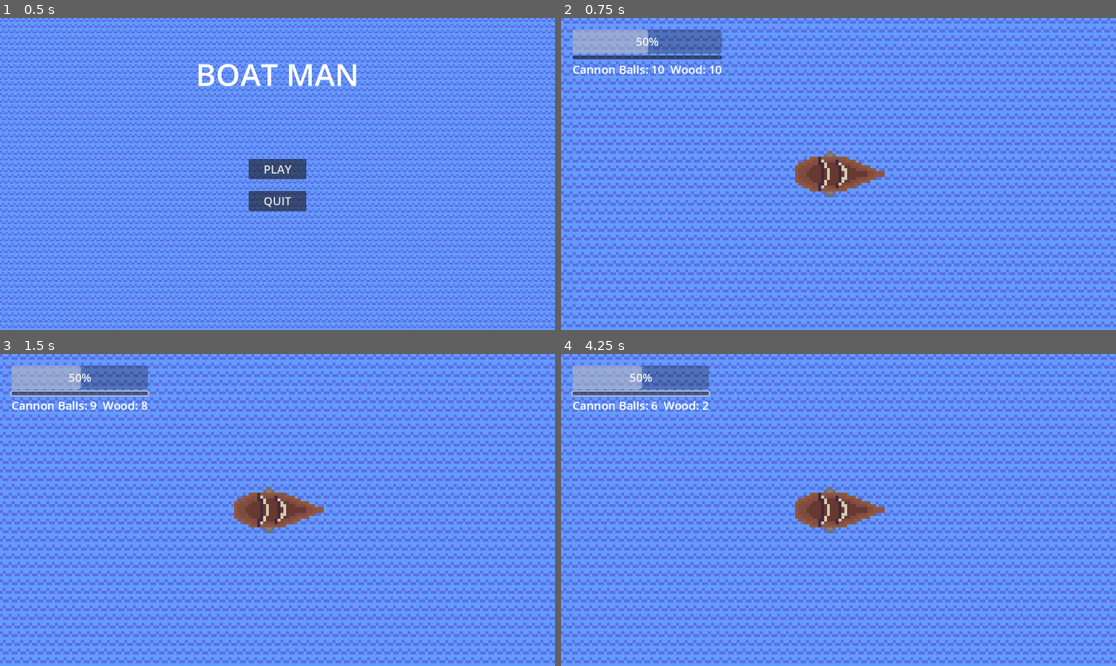
Above: before the commit, frames 1-4 (two rows, left to right).
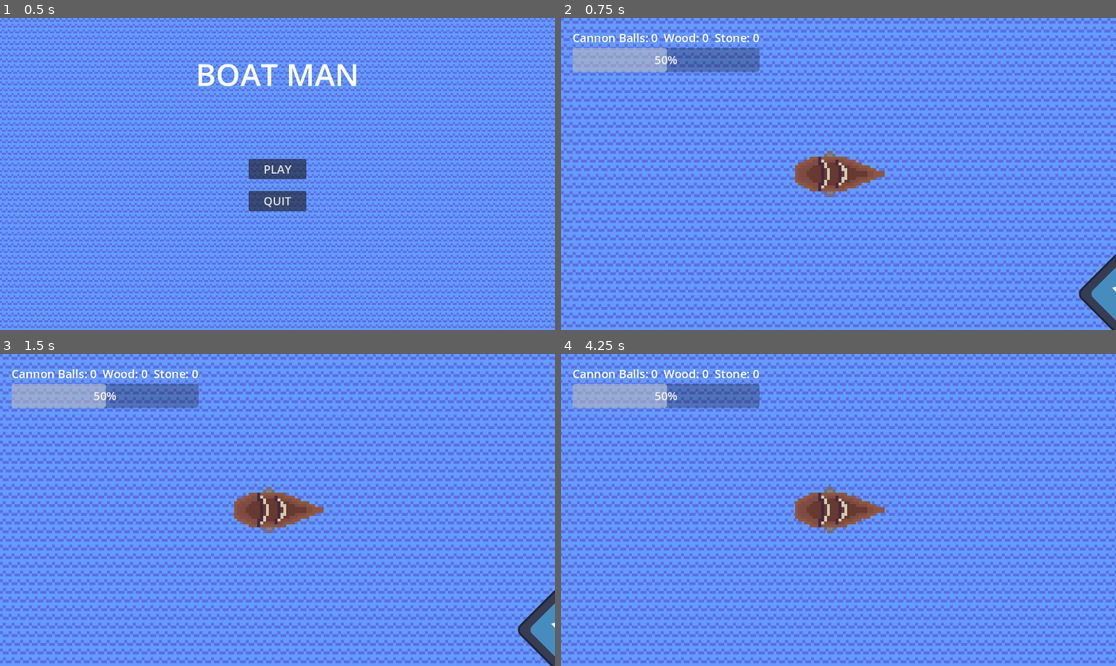
Above: after the commit, the same moments.

Repository: zafarcaydan/boat-man
Game: Godot game, scene res://scenes/start_menu.tscn
Same seed, same stepped clock (60 frames per second), same inputs: the game is played once before the commit and once after it. The engine's default icon, where the game draws it, is replaced by a stand-in: a white triangle on a blue panel in a dark square.
Inputs (mouse positions are in pixels of both pictures, inside the frame that each line leads up to):
- Up to frame 1 (0.5 s): no input
- Up to frame 2 (0.75 s): click "PLAY" at 0.5 s
- Up to frame 3 (1.5 s): click (88, 394) at 1.27 s
- Up to frame 4 (4.25 s): click (638, 394) at 2.02 s; click (638, 394) at 2.77 s; tap Enter at 3.5 s; hold E (Key_E) from 3.53 s (still down); tap S (Key_S) at 3.8 s

Frame 1 is identical in both runs. In frame 2, 4.9% of the frame differs, in the area x 2-100%, y 3-100%; in frame 3, 4.8%; in frame 4, 43%, in the area x 0-100%, y 0-100%.

Commit message:
islands now open upgrade menus

Diff:
--- a/player/boat.gd
+++ b/player/boat.gd
@@ -24,7 +24,7 @@
 	var rescource_names := []
 	for i in GT.resource_types: rescource_names.append(i.replace("_", " ") + ": ")
 	for i in GT.resource_types.values():
-		resources[i] = [10, rescource_names[i]]
+		resources[i] = [0, GT.resource_types.find_key(i).replace("_", " ") + ": "]
 		%"Inventory Bar".add_child(INVENTORY_SLOT.instantiate())
 	update_inventory_display()
 
@@ -89,6 +89,7 @@
 			offset += randf_range(-PI/12, PI/12)
 			var new_island := ISLAND.instantiate()
 			new_island.global_position = Vector2(cos(rotation + offset), sin(rotation + offset)) * spawn_dist + global_position
+			print(new_island.type)
 			spawn_feature(new_island)
 
 		if int(time_passed) % 28 >= 0 and int(time_passed) % 28 < %"World Update Timer".wait_time:
@@ -99,7 +100,7 @@
 
 #upgrade & inventory handling
 func check_resource_value(changed_resource:GT.resource_types, value : int) -> bool:
-	if resources[changed_resource][0] >= value: return true
+	if value + resources[changed_resource][0] >= 0: return true
 	return false
 
 func change_resource_value(changed_resource:GT.resource_types, value : int) -> void:
@@ -107,11 +108,22 @@
 		resources[changed_resource][0] += value
 		update_inventory_display()
 
-func upgrade_button_pressed(button_id: StringName) -> void:
-	if button_id == &"cannon_ball_speed" and check_resource_value(GT.resource_types.Cannon_Balls, 1) and check_resource_value(GT.resource_types.Wood, 2):
-		change_resource_value(GT.resource_types.Cannon_Balls, -1)
-		change_resource_value(GT.resource_types.Wood, -2)
-		stats[&"cannon_ball_speed"] += 18
+func cost_evaluation_and_action(button: UpgradeMenuButton) -> bool:
+	for i in button.costs:
+		if not check_resource_value(i[0], i[1]):
+			return false
+	for i in button.costs:
+		change_resource_value(i[0], i[1])
+	return true
+
+func upgrade_button_pressed(button: UpgradeMenuButton) -> void:
+	if cost_evaluation_and_action(button):
+		if button.button_id == &"cannon_ball_speed": stats[&"cannon_ball_speed"] += 18
+		elif button.button_id == &"stone":
+			button.queue_free()
+			resources[GT.resource_types.Stone][0] += 5
+		elif button.button_id ==  &"repair":
+			health += 2
 
 func update_inventory_display() -> void:
 	for i in GT.resource_types.values():
--- a/player/boat.tscn
+++ b/player/boat.tscn
@@ -9,7 +9,7 @@
 [sub_resource type="CircleShape2D" id="CircleShape2D_6jjwt"]
 radius = 228.0
 
-[node name="Boat" type="CharacterBody2D" groups=["Boat"]]
+[node name="Boat" type="CharacterBody2D" groups=["Boat_Node"]]
 z_index = 1
 collision_mask = 3
 script = ExtResource("1_wvsoj")
--- a/project.godot
+++ b/project.godot
@@ -29,6 +29,7 @@
 Spawnable=""
 Enemies=""
 Interactable=""
+UI_Node=""
 
 [input]
 
--- /dev/null
+++ b/scenes/upgrade_menu.tscn
@@ -0,0 +1,49 @@
+[gd_scene load_steps=2 format=3 uid="uid://ci87yu230psu4"]
+
+[ext_resource type="Script" path="res://scripts/upgrade_menu.gd" id="1_vtg4e"]
+
+[node name="Upgrade_Menu" type="Control"]
+process_mode = 3
+layout_mode = 3
+anchors_preset = 15
+anchor_right = 1.0
+anchor_bottom = 1.0
+grow_horizontal = 2
+grow_vertical = 2
+script = ExtResource("1_vtg4e")
+
+[node name="PanelContainer" type="PanelContainer" parent="."]
+layout_mode = 1
+anchors_preset = 8
+anchor_left = 0.5
+anchor_top = 0.5
+anchor_right = 0.5
+anchor_bottom = 0.5
+offset_left = -383.0
+offset_top = -263.0
+offset_right = 383.0
+offset_bottom = 263.0
+grow_horizontal = 2
+grow_vertical = 2
+
+[node name="MarginContainer" type="MarginContainer" parent="PanelContainer"]
+layout_mode = 2
+theme_override_constants/margin_left = 30
+theme_override_constants/margin_top = 30
+theme_override_constants/margin_right = 30
+theme_override_constants/margin_bottom = 30
+
+[node name="VBoxContainer" type="VBoxContainer" parent="PanelContainer/MarginContainer"]
+layout_mode = 2
+
+[node name="HBoxContainer" type="HBoxContainer" parent="PanelContainer/MarginContainer/VBoxContainer" groups=["UI_Node"]]
+layout_mode = 2
+
+[node name="HBoxContainer2" type="HBoxContainer" parent="PanelContainer/MarginContainer/VBoxContainer" groups=["UI_Node"]]
+layout_mode = 2
+
+[node name="Button" type="Button" parent="PanelContainer/MarginContainer/VBoxContainer"]
+layout_mode = 2
+text = "CLOSE"
+
+[connection signal="button_down" from="PanelContainer/MarginContainer/VBoxContainer/Button" to="." method="_on_button_button_down"]
--- a/scenes/world.tscn
+++ b/scenes/world.tscn
@@ -2,8 +2,8 @@
 
 [ext_resource type="Script" path="res://scripts/world.gd" id="1_1m37y"]
 [ext_resource type="PackedScene" uid="uid://d0hexefo5iwft" path="res://player/boat.tscn" id="1_62j11"]
-[ext_resource type="Script" path="res://scripts/upgrade_menu_buttons.gd" id="3_5wt7h"]
 [ext_resource type="Texture2D" uid="uid://dg8gs8mipgbta" path="res://ocean.png" id="4_4pma3"]
+[ext_resource type="PackedScene" uid="uid://cfngicf5yer18" path="res://scenes/island.tscn" id="4_5ioyk"]
 
 [node name="world" type="Node2D"]
 script = ExtResource("1_1m37y")
@@ -19,7 +19,7 @@
 [node name="Camera2D" type="Camera2D" parent="Boat"]
 position_smoothing_speed = 10.0
 
-[node name="UI" type="CanvasLayer" parent="."]
+[node name="UI" type="CanvasLayer" parent="." groups=["UI_Node"]]
 
 [node name="MarginContainer" type="MarginContainer" parent="UI"]
 offset_right = 40.0
@@ -32,21 +32,16 @@
 [node name="VBoxContainer" type="VBoxContainer" parent="UI/MarginContainer"]
 layout_mode = 2
 
+[node name="Inventory Bar" type="HBoxContainer" parent="UI/MarginContainer/VBoxContainer"]
+unique_name_in_owner = true
+layout_mode = 2
+theme_override_constants/separation = 12
+
 [node name="Health Bar" type="ProgressBar" parent="UI/MarginContainer/VBoxContainer"]
 unique_name_in_owner = true
 custom_minimum_size = Vector2(200, 50)
 layout_mode = 2
 theme_override_font_sizes/font_size = 24
-
-[node name="Button" type="Button" parent="UI/MarginContainer/VBoxContainer"]
-layout_mode = 2
-script = ExtResource("3_5wt7h")
-button_id = &"cannon_ball_speed"
-
-[node name="Inventory Bar" type="HBoxContainer" parent="UI/MarginContainer/VBoxContainer"]
-unique_name_in_owner = true
-layout_mode = 2
-theme_override_constants/separation = 12
 
 [node name="ParallaxBackground" type="ParallaxBackground" parent="."]
 
@@ -65,5 +60,8 @@
 scale = Vector2(1.5, 1.5)
 texture = ExtResource("4_4pma3")
 
+[node name="Island" parent="." instance=ExtResource("4_5ioyk")]
+position = Vector2(583, 249)
+
 [connection signal="timeout" from="World Update Timer" to="." method="_on_world_update_timer_timeout"]
 [connection signal="timeout" from="World Update Timer" to="Boat" method="_on_world_update_timer_timeout"]
--- a/scripts/boat class.gd
+++ b/scripts/boat class.gd
@@ -17,7 +17,8 @@
 	new_cannon_ball.rotation = direction
 	new_cannon_ball.move_direction = Vector2(cos(new_cannon_ball.rotation), sin(new_cannon_ball.rotation)) * speed
 	new_cannon_ball.global_position = global_position + new_cannon_ball.move_direction.normalized() * 125
-	if speed >= 500: new_cannon_ball.damage = round((speed - 500)/30)  + 2
+	print(speed)
+	if speed > 500: new_cannon_ball.damage = round((speed - 500)/30)  + 2
 	else: new_cannon_ball.damage = 2
 	new_cannon_ball.type = type
 	add_child(new_cannon_ball)
@@ -29,13 +30,13 @@
 		queue_free()
 
 	var velocity_power : float = (abs(velocity.x) + abs(velocity.y))
-
+	velocity += force * move_speed / (velocity_power/24 + 1)
 	if velocity_power > move_speed:
 		velocity = velocity.normalized()
 		var velocity_direction := atan2(velocity.y, velocity.x)
-		velocity= Vector2(cos(velocity_direction), sin(velocity_direction))
+		velocity = Vector2(cos(velocity_direction), sin(velocity_direction))
 
 	velocity *= 0.936
-	velocity += force * move_speed / (velocity_power/24 + 1)
+
 
 	move_and_slide()
--- a/scripts/fast_enemy.gd
+++ b/scripts/fast_enemy.gd
@@ -6,8 +6,7 @@
 
 
 func _ready():
-	enemy_ready()
-	health = 2
+	enemy_ready(4)
 	get_parent().get_child(0).timeout.connect(_on_world_update_timer_timeout)
 
 
--- a/scripts/global_vars&funcs.gd
+++ b/scripts/global_vars&funcs.gd
@@ -1,6 +1,10 @@
 extends Node
 
-enum resource_types {Cannon_Balls = 0, Wood = 1} #make all values in acending order, one by one starting from zero, doing it in another manner WILL cause an error
+enum resource_types {Cannon_Balls = 0, Wood = 1, Stone = 2} #make all values in acending order, one by one starting from zero, doing it in another manner WILL cause an error
+enum island_types {Stone = 0, Wood = 1}
 
 func get_player() -> Player :
-	return get_tree().get_first_node_in_group("Boat")
+	return get_tree().get_first_node_in_group("Boat_Node")
+
+func get_ui() -> Array[Node]:
+	return get_tree().get_nodes_in_group("UI_Node")
--- a/scripts/island.gd
+++ b/scripts/island.gd
@@ -1,14 +1,36 @@
 extends OceanFeature
 
 var unused := true
+var UI := GT.get_ui()
+@export var type : GT.island_types
+
 # Called when the node enters the scene tree for the first time.
 func _ready() -> void:
 	ocean_feature_ready()
+	type = randi_range(0, GT.island_types.size() -1)
+
+func post_buttons(costs: Array[Array], purpose: StringName, index: int) -> void:
+	var button := UpgradeMenuButton.new()
+	button.button_id = purpose
+	button.costs = costs
+	GT.get_ui()[index].add_child(button)
 
 func interact() -> void:
-	if unused and player.check_resource_value(GT.resource_types.Wood, 5):
-		player.change_resource_value(GT.resource_types.Wood, -5)
+	if unused:
+		GT.get_ui()[0].add_child(load("res://scenes/upgrade_menu.tscn").instantiate())
+		if type == GT.island_types.Stone:
+			post_buttons([[0,-1],[1,-2],[2,-7]], &"cannon_ball_speed", 1)
+			post_buttons([[2,5]], &"stone", 2)
+
+		elif type == GT.island_types.Wood:
+			post_buttons([[1,-6], [2, -2]], &"repair", 2)
+
+
+
+
+
+		#player.change_resource_value(GT.resource_types.Wood, -5)
 		unused = false
-		player.health += 2
+		#player.health += 2
 
 	if not unused: $StaticBody2D.rotation = PI * 1.75
--- /dev/null
+++ b/scripts/upgrade_menu.gd
@@ -0,0 +1,8 @@
+extends Control
+
+func _ready() -> void:
+	get_tree().paused = true
+
+func _on_button_button_down() -> void:
+	queue_free()
+	get_tree().paused = false
--- a/scripts/upgrade_menu_buttons.gd
+++ b/scripts/upgrade_menu_buttons.gd
@@ -1,13 +1,18 @@
 class_name UpgradeMenuButton
 extends Button
 
-signal upgrade_button_pressed(button_id)
+signal upgrade_button_pressed(button_pressed)
 @export var button_id : StringName
+@export var costs : Array[Array]
+	#the format of an array inside the costs array [rescource, amount
 
 func _ready() -> void:
 	button_down.connect(_button_pressed)
 	GT.get_player().connect_upgrade_button_signal(self)
+	for i in costs:
+		text += str(i[1]) + " " + GT.resource_types.find_key(i[0]).replace("_", " ") + "\n"
+	text += "\n" + button_id.replace("_", " ").capitalize()
 
 
 func _button_pressed() -> void:
-	upgrade_button_pressed.emit(button_id)
+	upgrade_button_pressed.emit(self)
Not shown, removed: New Text Document.txt
